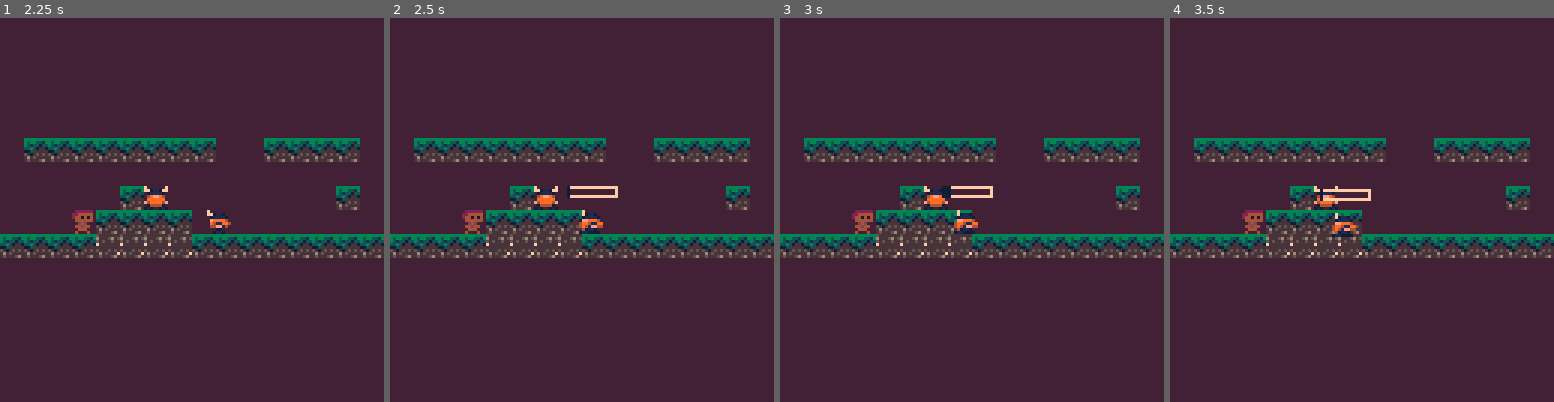
Above: before the commit, frames 1-4 (left to right).
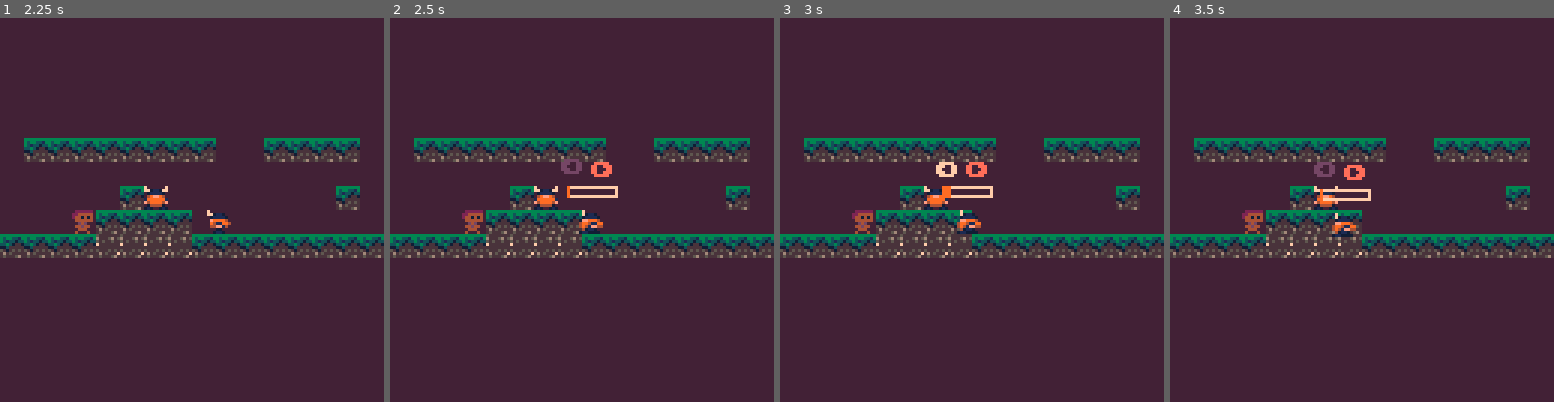
Above: after the commit, the same moments.

Repository: Zetneki/Rock-Paper-Vikings
Game: PICO-8 cartridge testgame.p8
Same seed, same stepped clock (60 frames per second), same inputs: the game is played once before the commit and once after it.
Inputs:
- Up to frame 1 (2.25 s): hold Left from 1.97 s (still down)
- Up to frame 2 (2.5 s): release Left at 2.37 s; hold Down from 2.42 s (still down)
- Up to frame 3 (3 s): release Down at 2.82 s; hold Right from 2.87 s (still down)
- Up to frame 4 (3.5 s): keep holding Right

Frame 1 is identical in both runs. In frame 2, 0.3% of the frame differs, in the area x 44-58%, y 36-47%; in frame 3, 0.6%, in the area x 40-54%, y 37-57%; in frame 4, 0.3%.

Commit message:
cowboy and quicktime event improvements

Diff:
--- a/cowboy.lua
+++ b/cowboy.lua
@@ -12,6 +12,7 @@
 		if dist < e.pull_range then
 			e.c_state = "pulling"
 			e.c_timer = e.pull_duration
+      e.pulse_frame = 0
 
 			player.pre_trap_x = player.x
 			player.pre_trap_y = player.y
@@ -25,14 +26,17 @@
 		end
 
 		player.trapped_by = e
+    e.pulse_frame += 1
 
 		-- struggle input check
 		if btnp(⬅️) and player.struggle_last_btn ~= "l" then
 			player.struggle_progress += 1
 			player.struggle_last_btn = "l"
+      player.shake_timer = 4
 		elseif btnp(➡️) and player.struggle_last_btn ~= "r" then
 			player.struggle_progress += 1
 			player.struggle_last_btn = "r"
+      player.shake_timer = 4
 		end
 
 		player.struggle_progress -= 0.05
@@ -42,7 +46,6 @@
 
 		if player.struggle_progress >= e.struggle_needed
 		or e.c_timer <= 0 then
-			-- mindket esetben: elinditjuk a visszaroppenest
 			player.struggle_progress = 0
 			player.struggle_last_btn = nil
 
@@ -82,6 +85,7 @@
 			if dist < e.pull_range then
 				e.c_state = "pulling"
 				e.c_timer = e.pull_duration
+        e.pulse_frame = 0
 
 				player.pre_trap_x = player.x
 				player.pre_trap_y = player.y
--- a/enemy.lua
+++ b/enemy.lua
@@ -38,6 +38,7 @@
     pause_duration=60,
     c_timer=0,
     struggle_needed=5,
+    pulse_frame=0
 	}
 
 	add(enemies,enemy)
@@ -94,16 +95,44 @@
       if (e.dead) e_spr = 161
       spr(e_spr,e.x,e.y,e.w / 8,e.h / 8, e.flp, false)
 
-      -- progress bar
       if player.trapped_by and player.trapped_by.c_state == "pulling" then
+
+        local e = player.trapped_by
+
+        -- progress bar
         local bar_w = 16
-        local fill = flr(bar_w * player.struggle_progress / player.trapped_by.struggle_needed)
+        local fill = flr(bar_w * player.struggle_progress / e.struggle_needed)
         rect(player.x-4, player.y-8, player.x-4+bar_w, player.y-5, 7)
-        rectfill(player.x-4, player.y-8, player.x-4+fill, player.y-5, 8)
-    end
+        rectfill(player.x-4, player.y-8, player.x-4+fill, player.y-5, 3)
+
+        -- next button
+        local next_btn = player.struggle_last_btn == "l" and "r" or "l"
+
+        -- pulsing, faster with less remaining time
+        local urgency = 1 - (e.c_timer / e.pull_duration)  -- 0 -> 1
+        local pulse_speed = 4 + urgency
+        local pulse = sin(e.pulse_frame/30 * pulse_speed)
+
+        -- pulsing color
+        local hl_col = pulse > 0 and 10 or 7
+        local dim_col = 5
+
+        -- small bounce for next button
+        local bounce = pulse > 0 and -1 or 0
+
+        if next_btn == "l" then
+            print("⬅️", player.x-6, player.y-16+bounce, hl_col)
+            print("➡️", player.x+4, player.y-16, dim_col)
+        else
+            print("⬅️", player.x-6, player.y-16, dim_col)
+            print("➡️", player.x+4, player.y-16+bounce, hl_col)
+        end
+
     end
   end
+  end
 end
+
 
 function check_enemy_collision()
 	for e in all(enemies) do
--- a/main.lua
+++ b/main.lua
@@ -53,6 +53,7 @@
 		release_duration=10,
 		release_start_x=0,
 		release_start_y=0,
+		shake_timer=0
   }
 
 	-- enemy:
@@ -91,7 +92,14 @@
   cls()
   map(0,0)
 	change_palette(current_palette)
-  spr(player.spr,player.x,player.y,player.w / 8,player.h / 8,player.flp)
+
+	--shakes player when struggling
+	local shake_x = 0
+	if player.shake_timer and player.shake_timer > 0 then
+			shake_x = (rnd(2)-1)
+			player.shake_timer -= 1
+	end
+	spr(player.spr, player.x+shake_x, player.y, player.w/8, player.h/8, player.flp)
 	draw_enemies()
 
 	----- TEST -----
